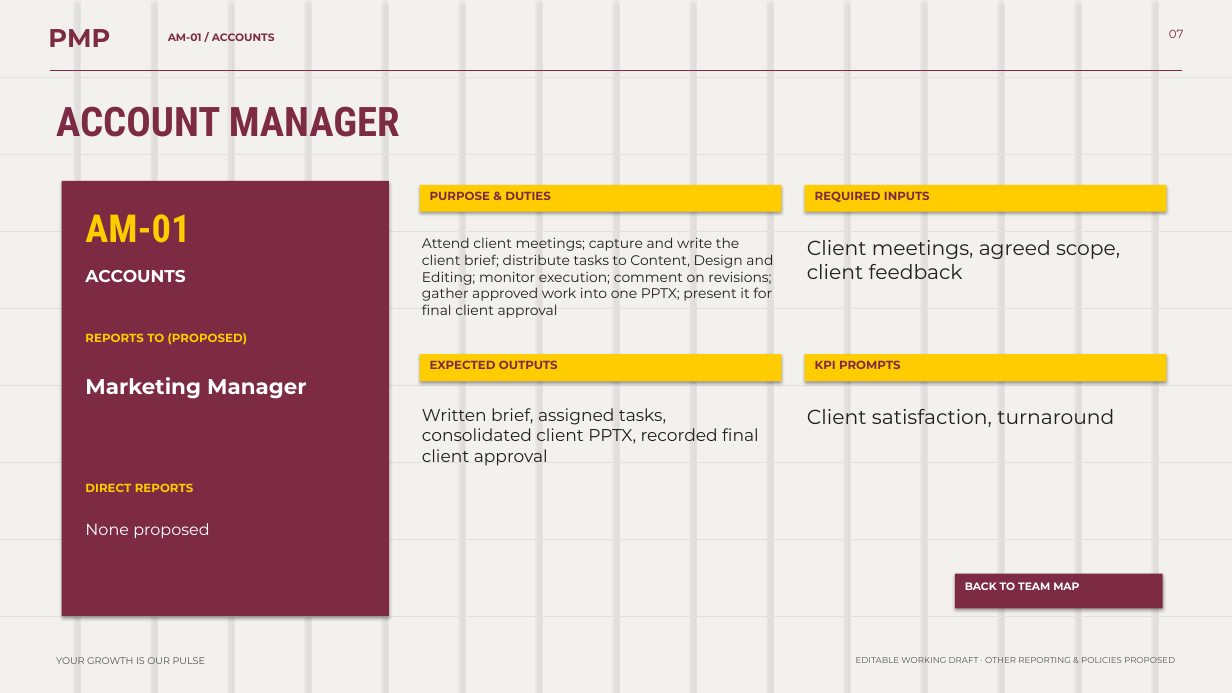
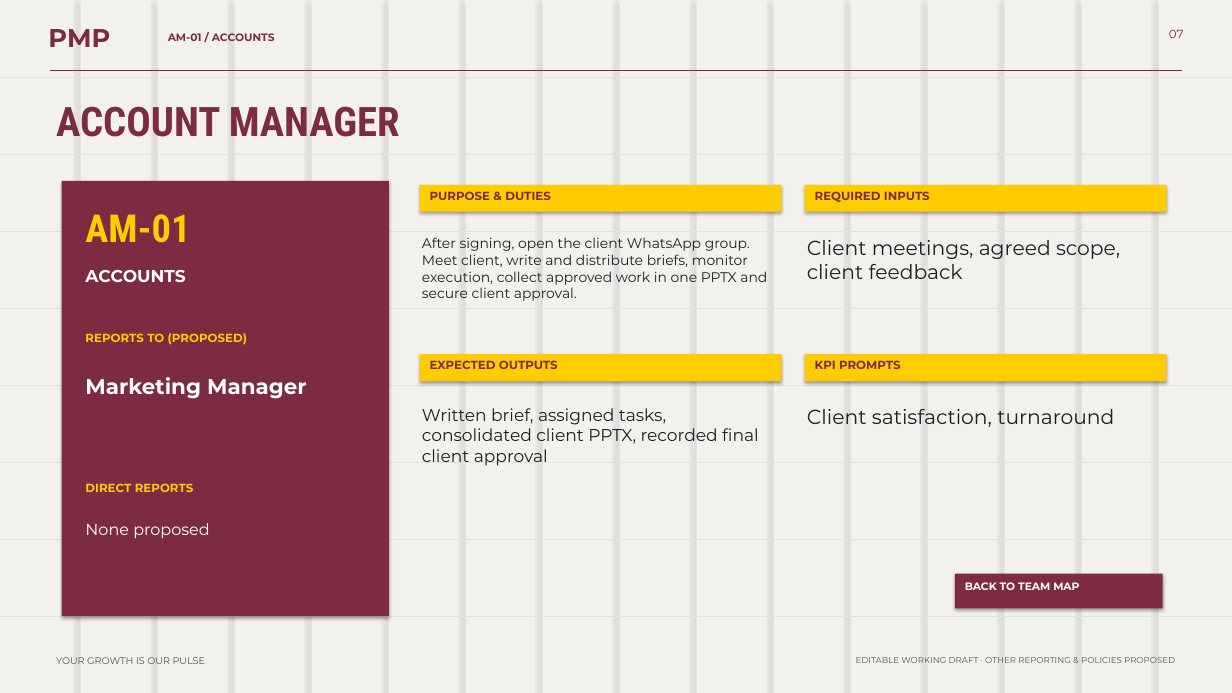
Before and after one commit to bassmasherif888-maker/PMP-Growth-Agency-, a slide deck: slide 7 of presentations/PMP-Growth-OS-Editable.pptx. Drawn at 1232x693 pixels with LibreOffice and Linux fonts; fonts in the diff are those of the drawing. Boxes give left, top, right and bottom in pixels: in the first picture for what was removed or moved away, otherwise in the second. Text is boxed around its words. In the diff, an @@ line names an element or a change of style, - is before the commit and + after.

```diff
--- a/presentations/PMP-Growth-OS-Editable.pptx
+++ b/presentations/PMP-Growth-OS-Editable.pptx
@@ text at [422, 237, 767, 301]: text changed @@
-Attend client meetings; capture and write the client brief; distribute tasks to Content, Design and Editing; monitor execution; comment on revisions; gather approved work into one PPTX; present it for final client approval
+After signing, open the client WhatsApp group. Meet client, write and distribute briefs, monitor execution, collect approved work in one PPTX and secure client approval.
```
Also in this commit, not shown: 2 other slides changed, 12 other files.
